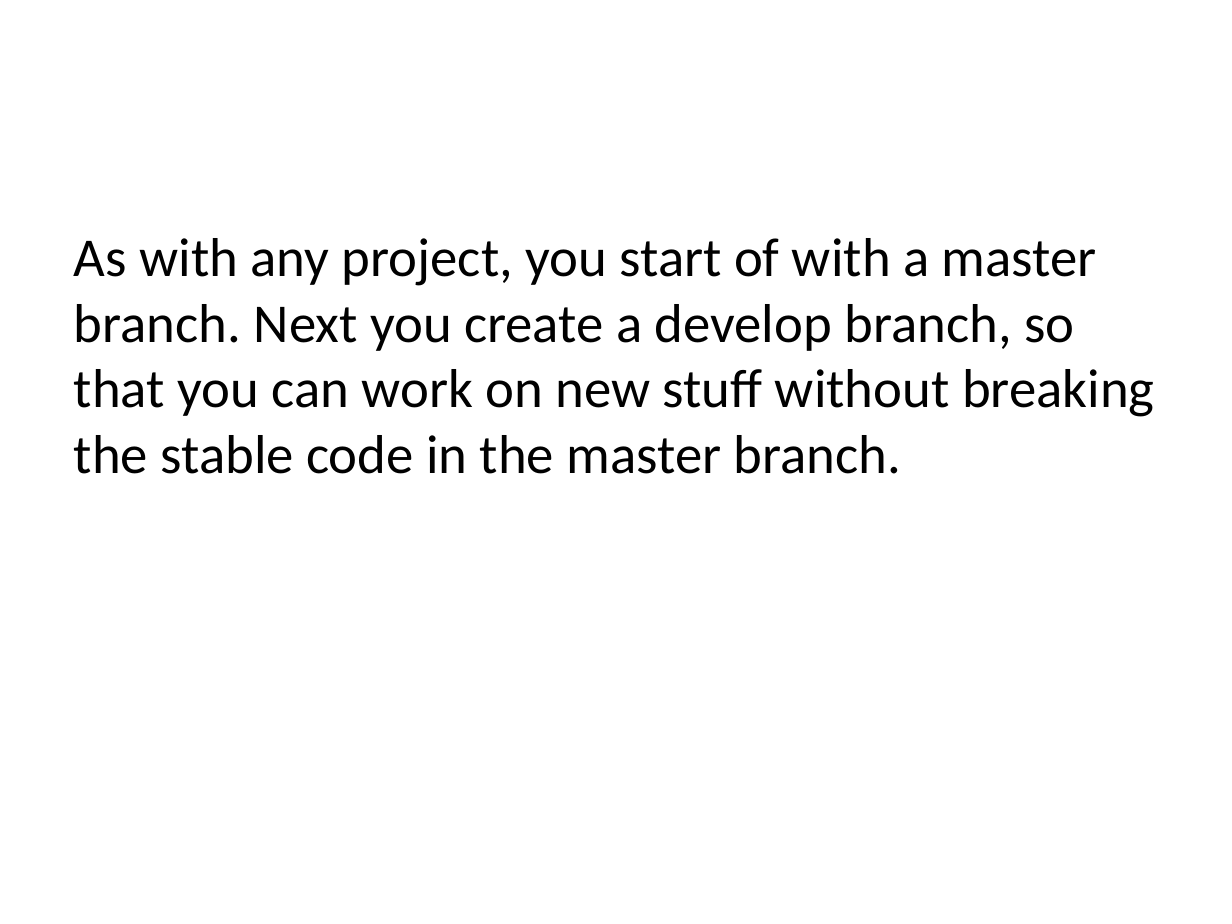
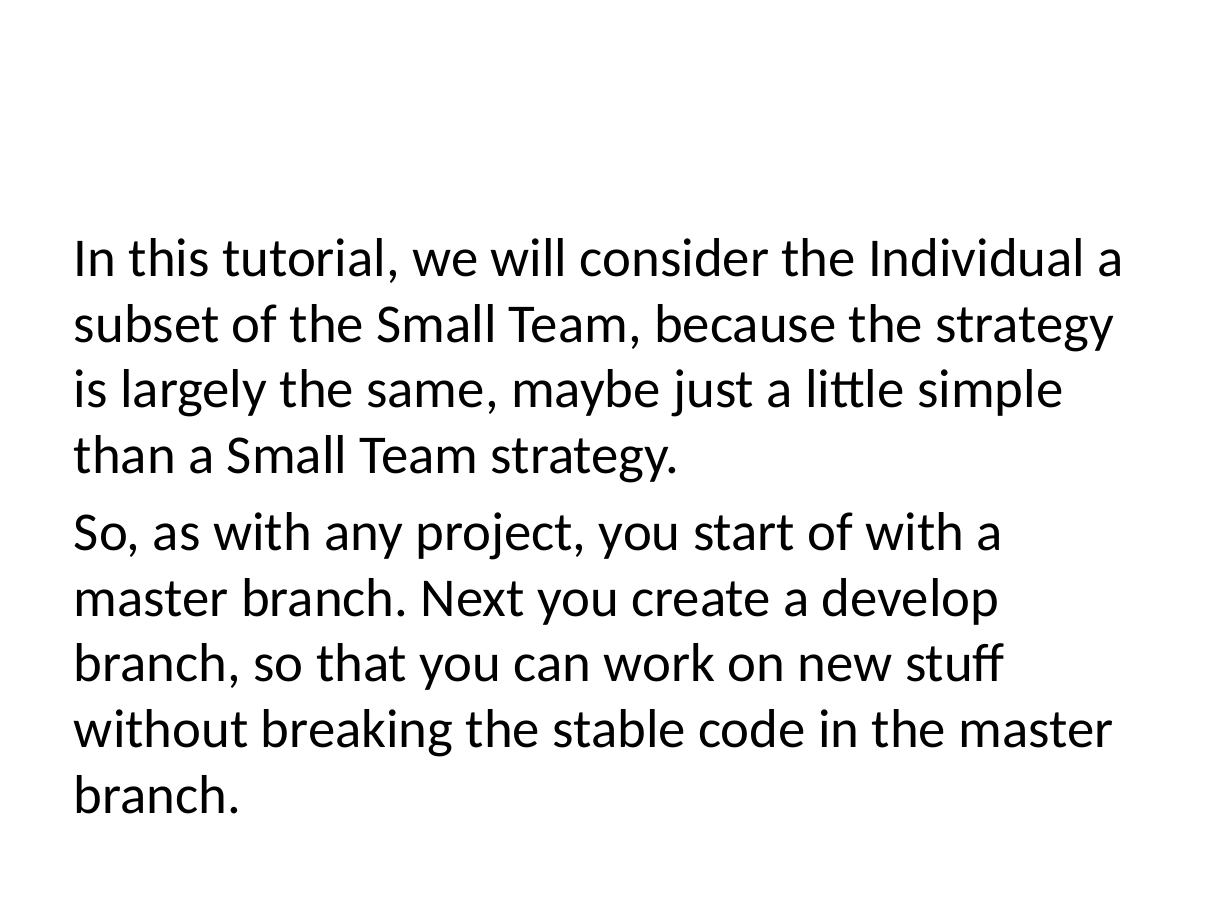
Before and after one commit to JaceTan/programming-notes, a slide deck: slide 3 of Branching Strategy (Basic).pptx. Drawn at 1232x924 pixels with LibreOffice and Linux fonts; fonts in the diff are those of the drawing. Boxes give left, top, right and bottom in pixels: in the first picture for what was removed or moved away, otherwise in the second. Text is boxed around its words. In the diff, an @@ line names an element or a change of style, - is before the commit and + after.

```diff
--- a/Branching Strategy (Basic).pptx
+++ b/Branching Strategy (Basic).pptx
@@ text at (74,238,1124,814): text changed @@
-As with any project, you start of with a master branch. Next you create a develop branch, so that you can work on new stuff without breaking the stable code in the master branch.
+In this tutorial, we will consider the Individual a subset of the Small Team, because the strategy is largely the same, maybe just a little simple than a Small Team strategy.
+So, as with any project, you start of with a master branch. Next you create a develop branch, so that you can work on new stuff without breaking the stable code in the master branch.
```
Also in this commit, not shown: 2 other slides changed, 3 slides added, 3 slides removed, 3 other files.
